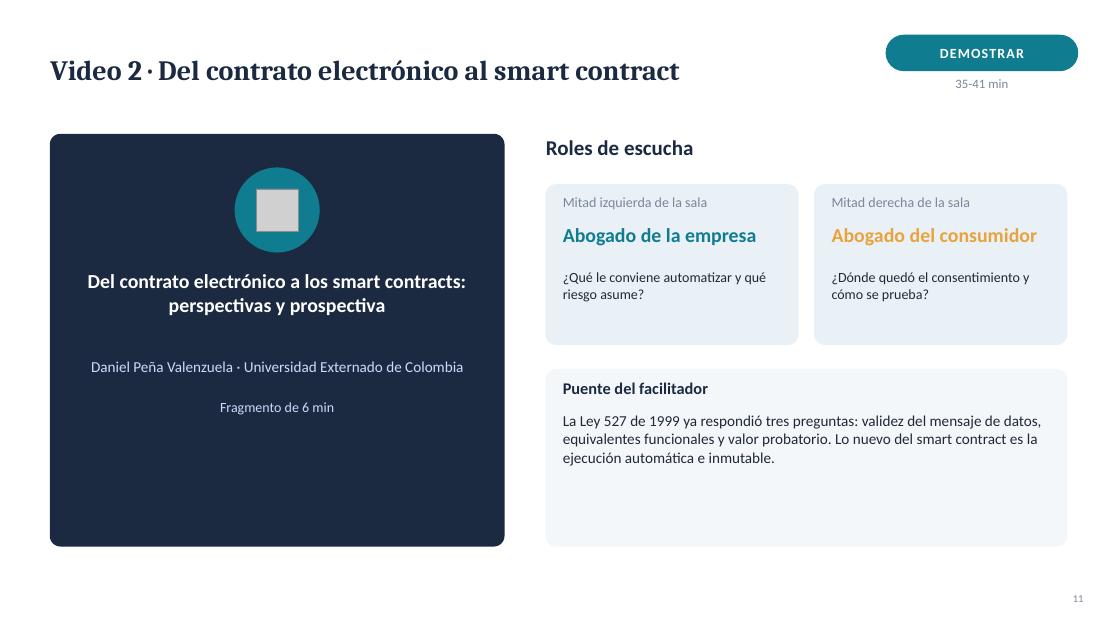
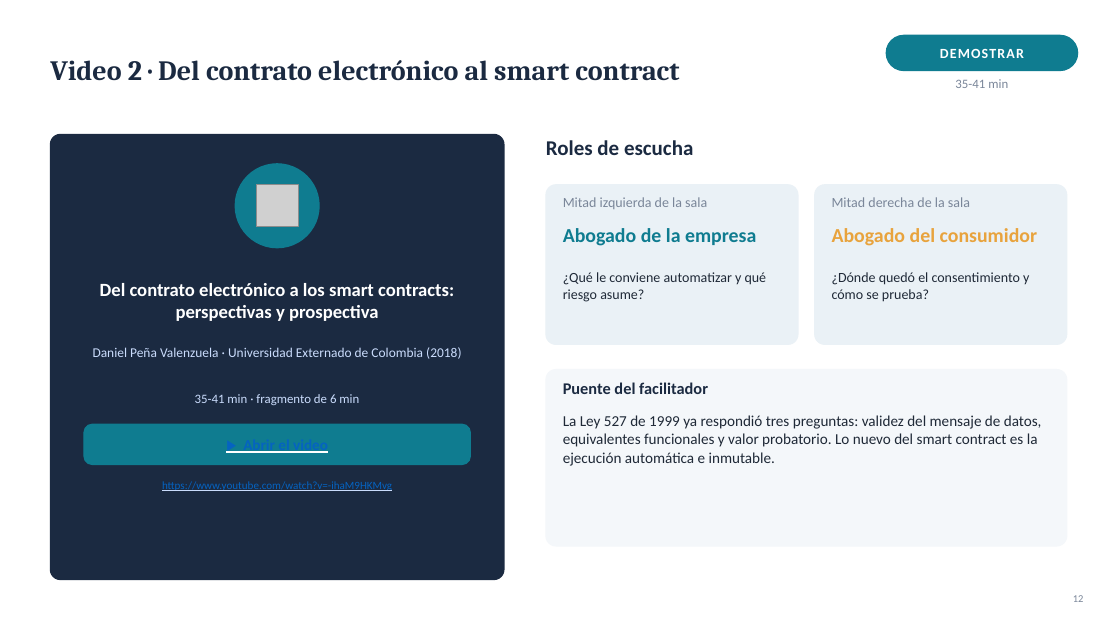
Before and after one commit to Arturoramos22/Arturoramos22, a slide deck: slide 12 of conferencia-derecho-tecnologia/DIAPOSITIVAS.pptx (slide 11 before the commit). Drawn at 1120x630 pixels with LibreOffice and Linux fonts; fonts in the diff are those of the drawing; grey boxes stand for pictures. Boxes give left, top, right and bottom in pixels: in the first picture for what was removed or moved away, otherwise in the second. Text is boxed around its words. In the diff, an @@ line names an element or a change of style, - is before the commit and + after.

```diff
--- a/conferencia-derecho-tecnologia/DIAPOSITIVAS.pptx
+++ b/conferencia-derecho-tecnologia/DIAPOSITIVAS.pptx
@@ rounded rectangle: place and size @@
-rounded rectangle at [50, 134, 504, 546]
+rounded rectangle at [50, 134, 504, 580]
@@ rounded rectangle at [50, 134, 504, 580]: proportions changed @@
@@ ellipse: place and size @@
-ellipse at [235, 168, 319, 252]
+ellipse at [235, 164, 319, 248]
@@ picture: place and size @@
-picture at [256, 189, 298, 231]
+picture at [256, 185, 298, 227]
@@ text "Del contrato electrónico a los ...": place and size @@
-text "Del contrato electrónico a los ..." at [88, 274, 466, 315]
+text "Del contrato electrónico a los ..." at [100, 283, 454, 321]
@@ text "Del contrato electrónico a los ..." at [100, 283, 454, 321]: size 17 to 16 pt; vertical alignment top to middle @@
@@ text at [93, 347, 461, 359]: text changed; size 13 to 11.5 pt @@
-Daniel Peña Valenzuela · Universidad Externado de Colombia
+Daniel Peña Valenzuela · Universidad Externado de Colombia (2018)
@@ text at [195, 394, 359, 405]: text changed; size 12 to 11 pt @@
-Fragmento de 6 min
+35-41 min · fragmento de 6 min
@@ rounded rectangle added at [84, 424, 471, 465], fill #0F7C90, outline #0F7C90 1 pt @@
@@ text added at [243, 440, 328, 453], 13 pt, text #0563C1, bold, underline @@
+▶ Abrir el video
@@ text added at [162, 481, 392, 491], 9.5 pt, text #0563C1, underline @@
+https://www.youtube.com/watch?v=-ihaM9HKMvg
```
Also in this commit, not shown: 15 other slides changed, 1 slide added, 2 other files.
